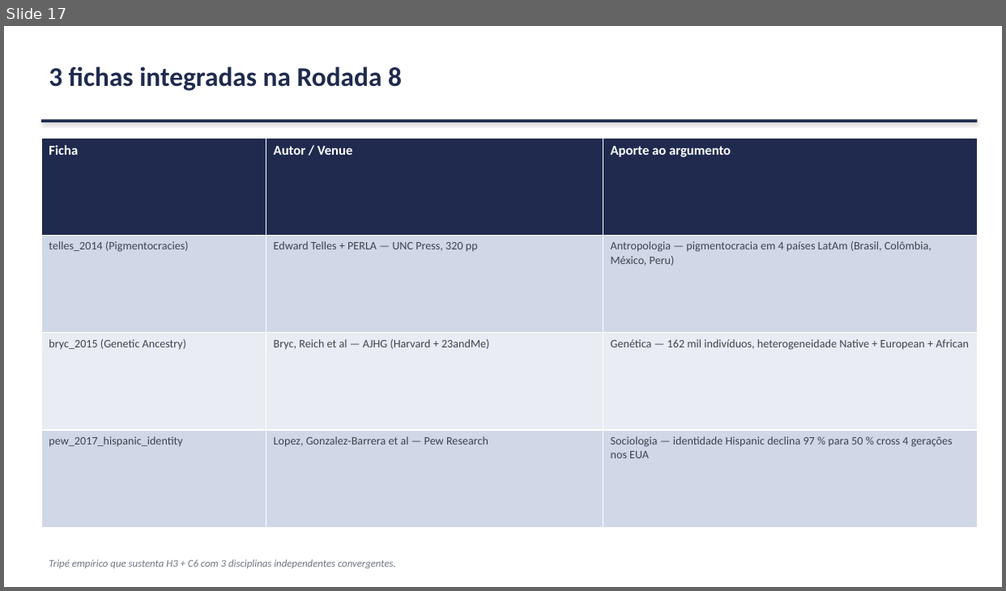
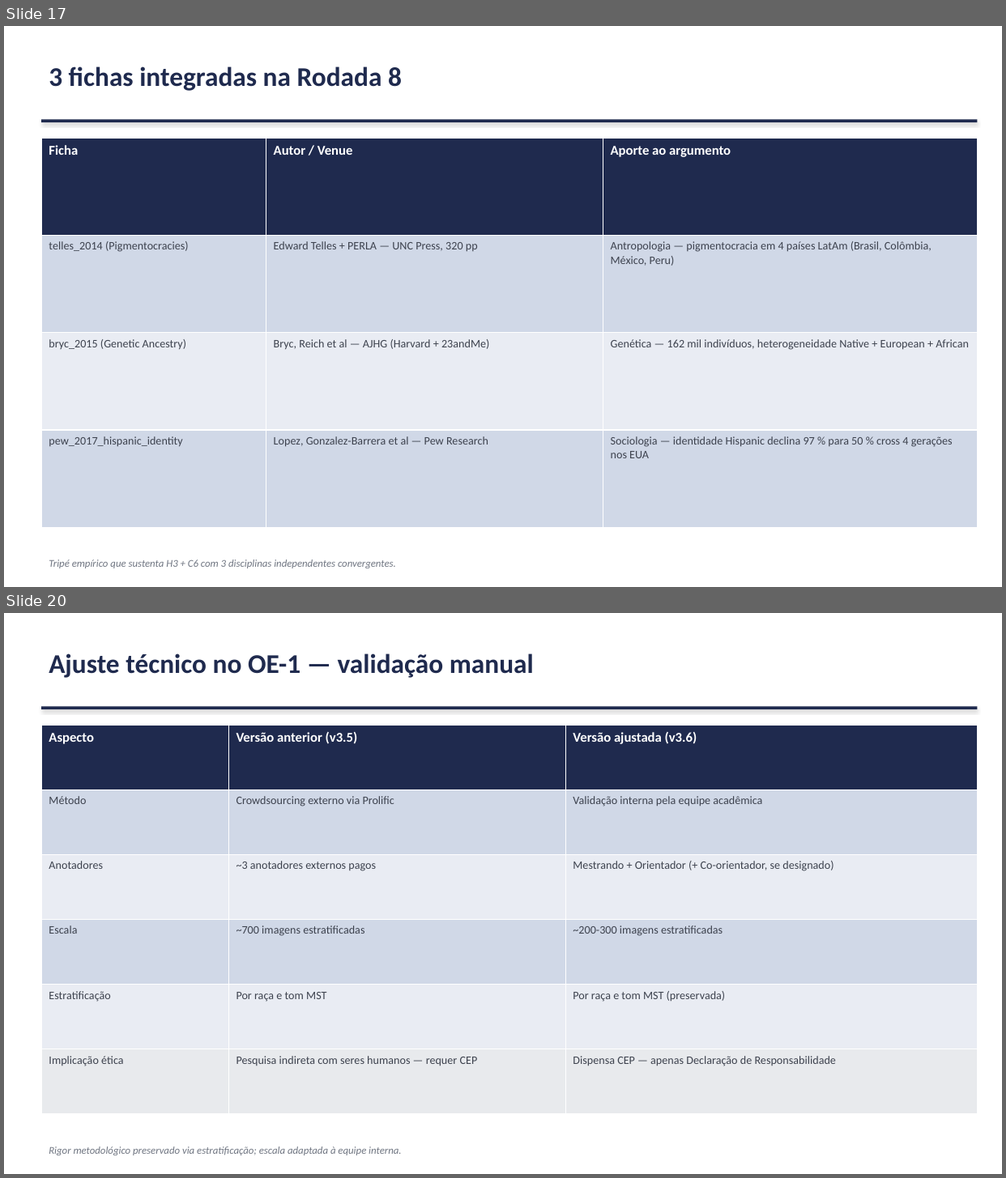
Before and after one commit to marcellozzetti/Facial-Recognition-Models-Mitigating-Bias, a slide deck: docs/ativo/material_reuniao_orientador_2026-06-28.pptx. Shown one above the other, each under a label of ours: slide 17 before the commit, slides 17 and 20 after it; the slides between them are not shown. The pictures are 1006x591 and 1006x1178 pixels, drawn with LibreOffice and Linux fonts; fonts in the diff are those of the drawing. Boxes give left, top, right and bottom in pixels: in the first picture for what was removed or moved away, otherwise in the second. Text is boxed around its words. In the diff, an @@ line names an element or a change of style, - is before the commit and + after.

```diff
--- a/docs/ativo/material_reuniao_orientador_2026-06-28.pptx
+++ b/docs/ativo/material_reuniao_orientador_2026-06-28.pptx
@@ slide 20 added at [4, 613, 1002, 1174], background #FFFFFF @@
@@ text added at [49, 653, 534, 678], 26 pt, text #1F2A4E, bold @@
+Ajuste técnico no OE-1 — validação manual
@@ rectangle added at [41, 707, 978, 709], fill #1F2A4E @@
@@ table added at [41, 726, 978, 1114], 6 rows, 3 columns @@
+Aspecto | Versão anterior (v3.5) | Versão ajustada (v3.6)
+Método | Crowdsourcing externo via Prolific | Validação interna pela equipe acadêmica
+Anotadores | ~3 anotadores externos pagos | Mestrando + Orientador (+ Co-orientador, se designado)
+Escala | ~700 imagens estratificadas | ~200-300 imagens estratificadas
+Estratificação | Por raça e tom MST | Por raça e tom MST (preservada)
+Implicação ética | Pesquisa indireta com seres humanos — requer CEP | Dispensa CEP — apenas Declaração de Responsabilidade
@@ text added at [49, 1147, 401, 1156], 10 pt, text #707682, italic @@
+Rigor metodológico preservado via estratificação; escala adaptada à equipe interna.
```
Also in this commit, not shown: 4 slides changed, 5 other slides added, 1 slide removed, 6 other files.
